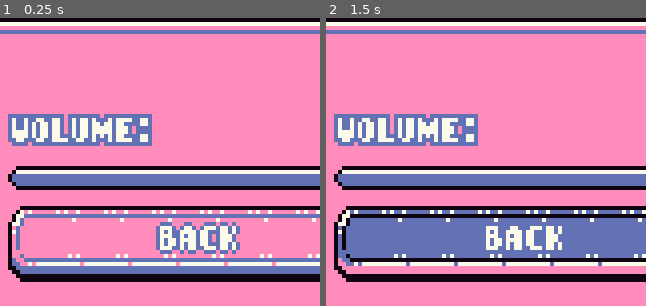
Above: before the commit, frames 1-2 (left to right).
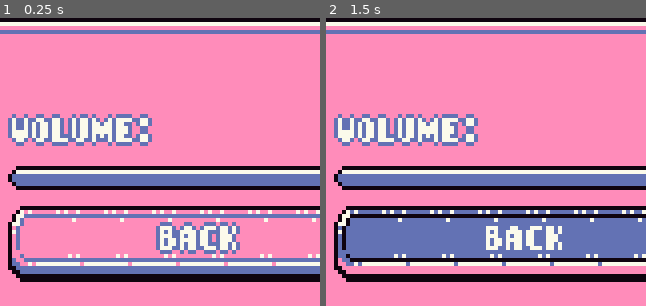
Above: after the commit, the same moments.

Repository: 0xspiderr/gbjam13_gamejam
Game: Godot game, scene res://ui/menus/settings_menu.tscn
The game is run twice, just before and just after one commit, with the same random seed, the same clock (stepped at 60 frames per second) and the same inputs. This scene is started directly instead of the project's main scene.
Inputs:
- Up to frame 1 (0.25 s): no input
- Up to frame 2 (1.5 s): click "Back" at 0.5 s; hold D (right) from 1.28 s (still down)
The pictures show only the part of the screen within x 19-69%, y 0-50%; the shares and areas given below are measured in that part.

The runs differ from the first frame. In frame 1, 0.7% of the frame differs, in the area x 2-48%, y 33-45%; in frame 2, 0.7%.

Commit message:
added settings (incomplete)

Diff:
--- a/project.godot
+++ b/project.godot
@@ -11,7 +11,7 @@
 [application]
 
 config/name="GBJAM13_gamejam"
-run/main_scene="uid://dscp41dctwy3h"
+run/main_scene="uid://bgasbu3xvl0ur"
 config/features=PackedStringArray("4.4", "GL Compatibility")
 config/icon="res://icon.svg"
 
--- /dev/null
+++ b/ui/menus/settings_menu.gd
@@ -0,0 +1,22 @@
+extends Control
+
+enum
+{
+	VOLUME_LABEL = 0,
+	VOLUME_SLIDER = 1,
+	BACK = 2
+}
+
+@onready var volume_label: Label = $MarginContainer/Panel/VBoxContainer/Volume_Label
+@onready var volume_slider: HSlider = $MarginContainer/Panel/VBoxContainer/Volume_Slider
+@onready var back_button: Button = $MarginContainer/Panel/VBoxContainer/Back_Button
+
+const MAIN_MENU = preload("res://ui/menus/main_menu.tscn")
+
+func _on_volume_slider_value_changed(value):
+	pass # Replace with function body.
+
+
+func _on_back_button_pressed():
+	var menu = MAIN_MENU.instantiate()
+	get_tree().change_scene_to_packed(menu)
--- a/ui/menus/settings_menu.tscn
+++ b/ui/menus/settings_menu.tscn
@@ -1,14 +1,16 @@
-[gd_scene load_steps=2 format=3 uid="uid://34c4qwkglvv"]
+[gd_scene load_steps=3 format=3 uid="uid://34c4qwkglvv"]
 
+[ext_resource type="Script" uid="uid://cfsc82o6ha6g" path="res://ui/menus/settings_menu.gd" id="1_86yk5"]
 [ext_resource type="Theme" uid="uid://detj406ixpum0" path="res://ui/themes/general_theme.tres" id="1_jq3r0"]
 
-[node name="Options" type="Control"]
+[node name="Settings_Menu" type="Control"]
 layout_mode = 3
 anchors_preset = 15
 anchor_right = 1.0
 anchor_bottom = 1.0
 grow_horizontal = 2
 grow_vertical = 2
+script = ExtResource("1_86yk5")
 
 [node name="MarginContainer" type="MarginContainer" parent="."]
 layout_mode = 1
@@ -35,14 +37,17 @@
 grow_horizontal = 2
 grow_vertical = 2
 
-[node name="Label" type="Label" parent="MarginContainer/Panel/VBoxContainer"]
+[node name="Volume_Label" type="Label" parent="MarginContainer/Panel/VBoxContainer"]
 layout_mode = 2
 theme = ExtResource("1_jq3r0")
 text = "Volume:"
 
-[node name="HSlider" type="HSlider" parent="MarginContainer/Panel/VBoxContainer"]
+[node name="Volume_Slider" type="HSlider" parent="MarginContainer/Panel/VBoxContainer"]
 layout_mode = 2
 
-[node name="Button" type="Button" parent="MarginContainer/Panel/VBoxContainer"]
+[node name="Back_Button" type="Button" parent="MarginContainer/Panel/VBoxContainer"]
 layout_mode = 2
 text = "Back"
+
+[connection signal="value_changed" from="MarginContainer/Panel/VBoxContainer/Volume_Slider" to="." method="_on_volume_slider_value_changed"]
+[connection signal="pressed" from="MarginContainer/Panel/VBoxContainer/Back_Button" to="." method="_on_back_button_pressed"]
--- a/ui/themes/general_theme.tres
+++ b/ui/themes/general_theme.tres
@@ -39,5 +39,5 @@
 HSlider/styles/slider = ExtResource("4_enwts")
 Label/colors/font_color = Color(0.984314, 0.980392, 0.921569, 1)
 Label/colors/font_outline_color = Color(0.388235, 0.447059, 0.705882, 1)
-Label/constants/outline_size = 3
+Label/constants/outline_size = 2
 Panel/styles/panel = ExtResource("3_un25b")
Not shown, added: ui/menus/settings_menu.gd.uid
